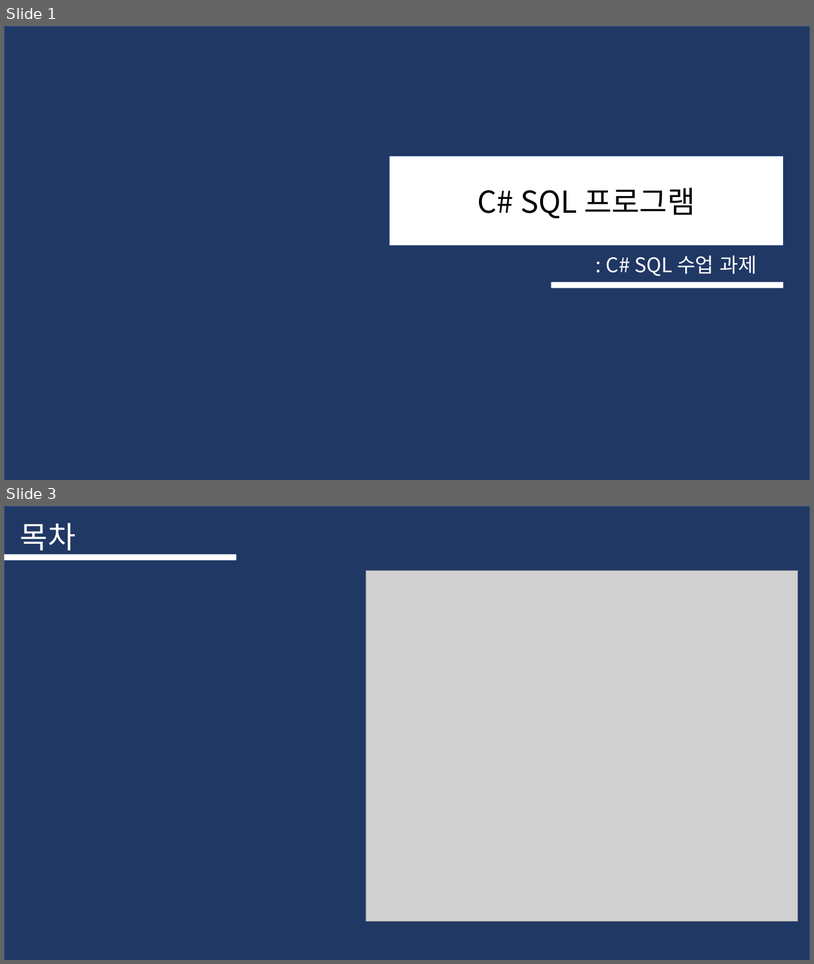
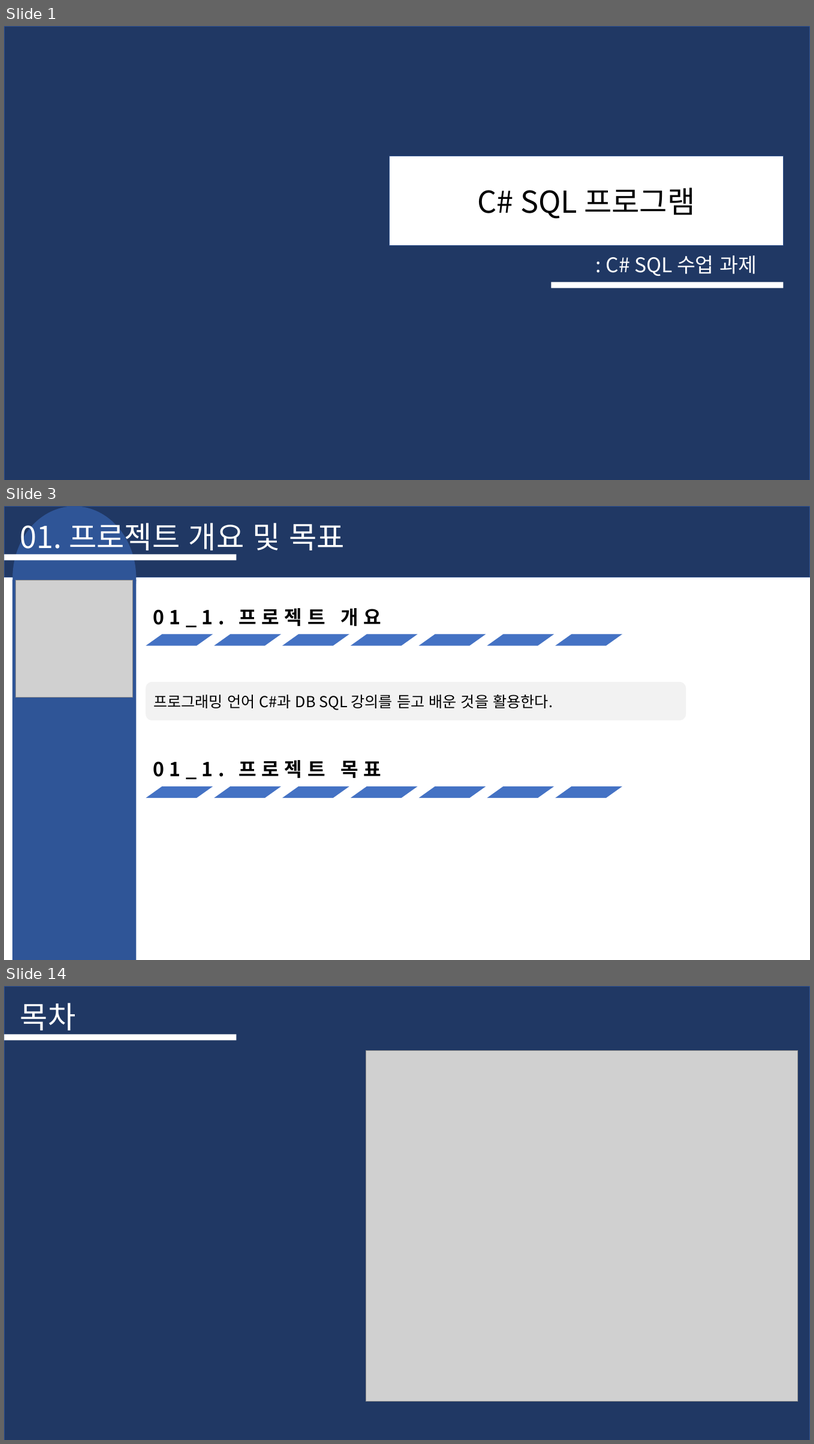
Before and after one commit to sjin9696/SqlDatabaseProject, a slide deck: 문서자료/03. 최종 발표 제출 자료/프로젝트B 발표 PPT .pptx. Shown one above the other, each under a label of ours: slides 1 and 3 before the commit, slides 1, 3 and 14 after it; the slides between them are not shown. The pictures are 814x964 and 814x1444 pixels, drawn with LibreOffice and Linux fonts; fonts in the diff are those of the drawing; grey boxes stand for pictures. Boxes give left, top, right and bottom in pixels: in the first picture for what was removed or moved away, otherwise in the second. Text is boxed around its words. In the diff, an @@ line names an element or a change of style, - is before the commit and + after.

```diff
--- a/문서자료/03. 최종 발표 제출 자료/프로젝트B 발표 PPT .pptx
+++ b/문서자료/03. 최종 발표 제출 자료/프로젝트B 발표 PPT .pptx
@@ slide 3 added at [4, 506, 810, 960], background #FFFFFF @@
@@ rectangle added at [4, 506, 810, 577], fill #203864, outline #325491 1 pt @@
@@ ellipse added at [12, 506, 136, 649], fill #2F5597 @@
@@ text added at [20, 517, 345, 556], 36 pt, text #FFFFFF @@
+01. 프로젝트 개요 및 목표
@@ rectangle added at [4, 555, 236, 561], fill #FFFFFF @@
@@ rectangle added at [12, 580, 136, 960], fill #2F5597 @@
@@ picture added at [16, 580, 133, 697] @@
@@ group added at [147, 608, 621, 645]: 7 parallelograms, 1 text @@
+01_1. 프로젝트 개요
@@ rounded rectangle added at [146, 682, 686, 721], fill #F2F2F2, 18 pt, text #000000 @@
+프로그래밍 언어 C#과 DB SQL 강의를 듣고 배운 것을 활용한다.
@@ group added at [147, 760, 621, 798]: 7 parallelograms, 1 text @@
+01_1. 프로젝트 목표
@@ what was slide 3 is now slide 14 @@
```
Also in this commit, not shown: 1 slide changed, 10 other slides added.
